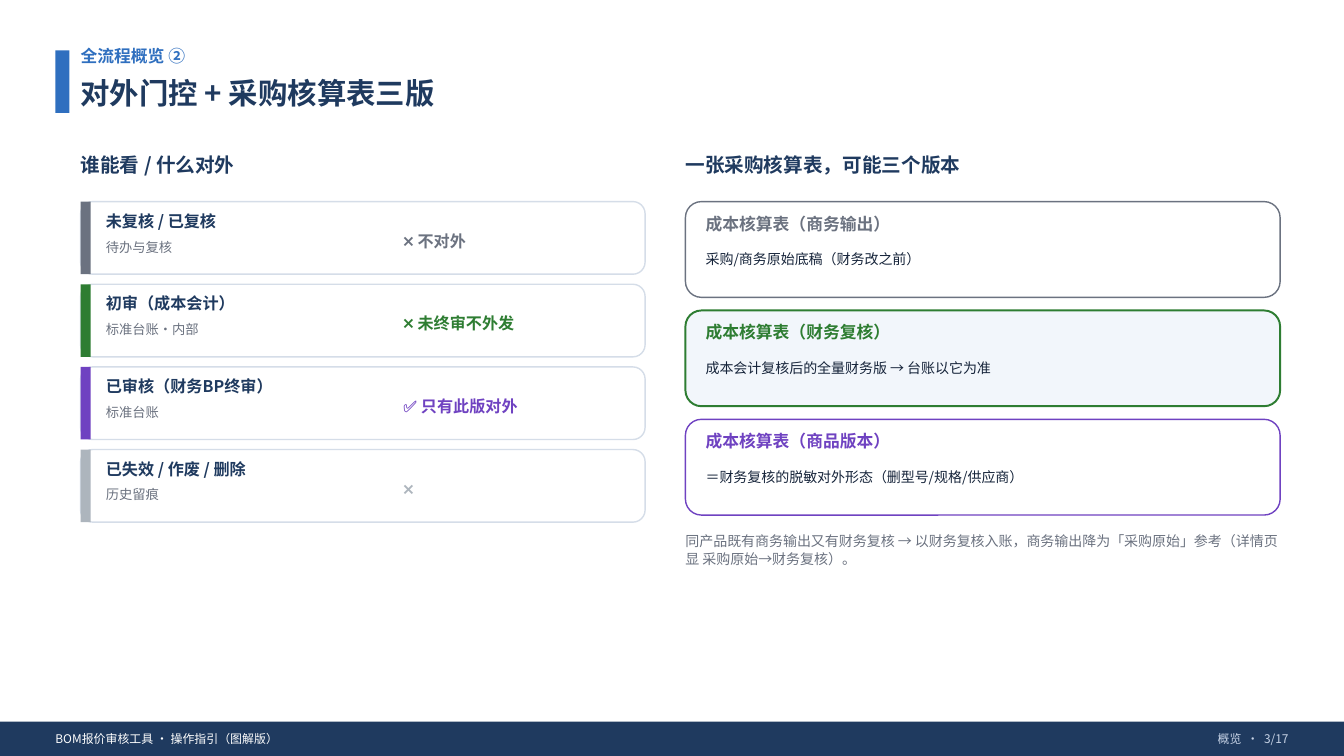
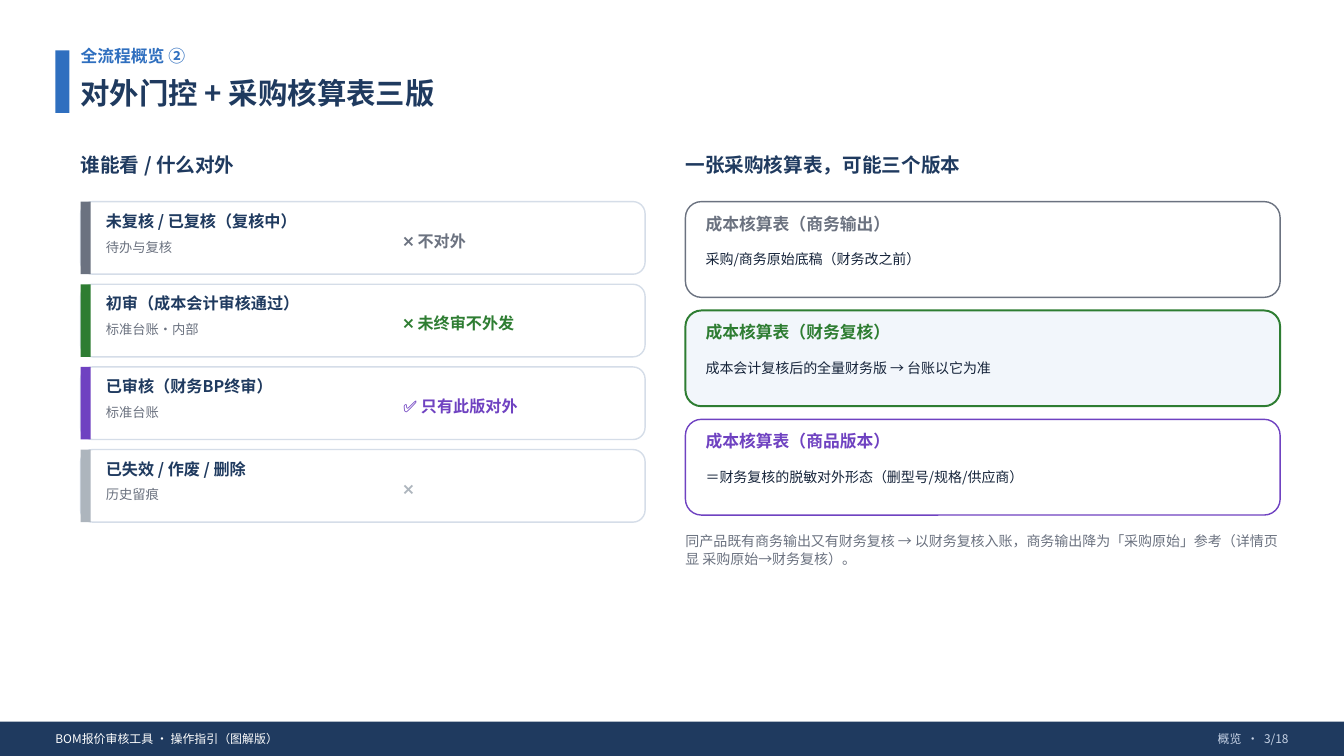
Before and after one commit to ReginaldZeng/accounting-workbench, a slide deck: slide 3 of 01_Current_Deliverables/docs/20260903_BOM报价审核/BOM报价审核工具_操作指引_图解版_20260909.pptx. Drawn at 1344x756 pixels with LibreOffice and Linux fonts; fonts in the diff are those of the drawing. Boxes give left, top, right and bottom in pixels: in the first picture for what was removed or moved away, otherwise in the second. Text is boxed around its words. In the diff, an @@ line names an element or a change of style, - is before the commit and + after.

```diff
--- a/01_Current_Deliverables/docs/20260903_BOM报价审核/BOM报价审核工具_操作指引_图解版_20260909.pptx
+++ b/01_Current_Deliverables/docs/20260903_BOM报价审核/BOM报价审核工具_操作指引_图解版_20260909.pptx
@@ text at [106,213,297,229]: text changed @@
-未复核 / 已复核
+未复核 / 已复核（复核中）
@@ text at [106,295,299,311]: text changed @@
-初审（成本会计）
+初审（成本会计审核通过）
@@ text at [1218,733,1288,745]: text changed @@
-概览 · 3/17
+概览 · 3/18
```
Also in this commit, not shown: 16 other slides changed, 1 slide added, 2 other files.
